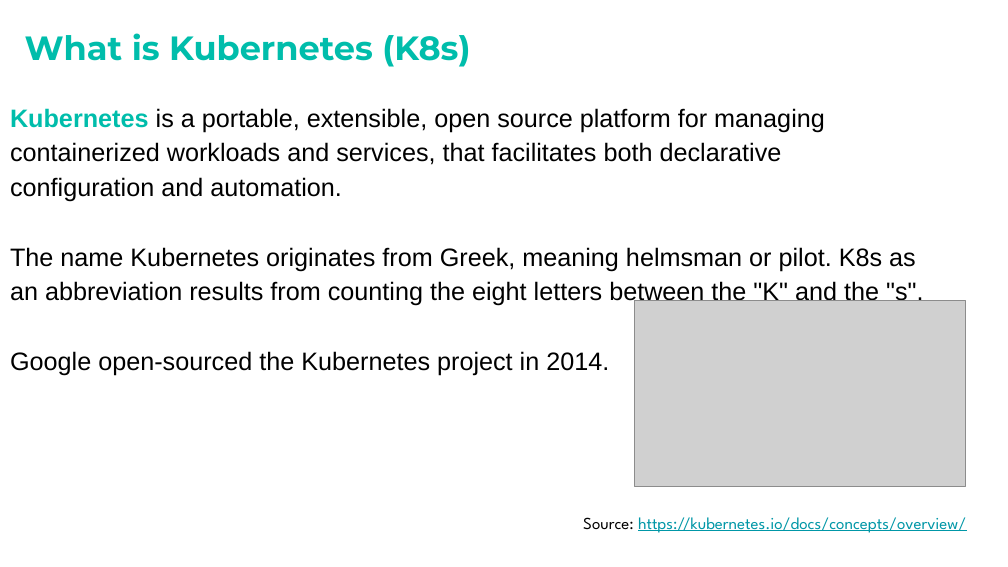
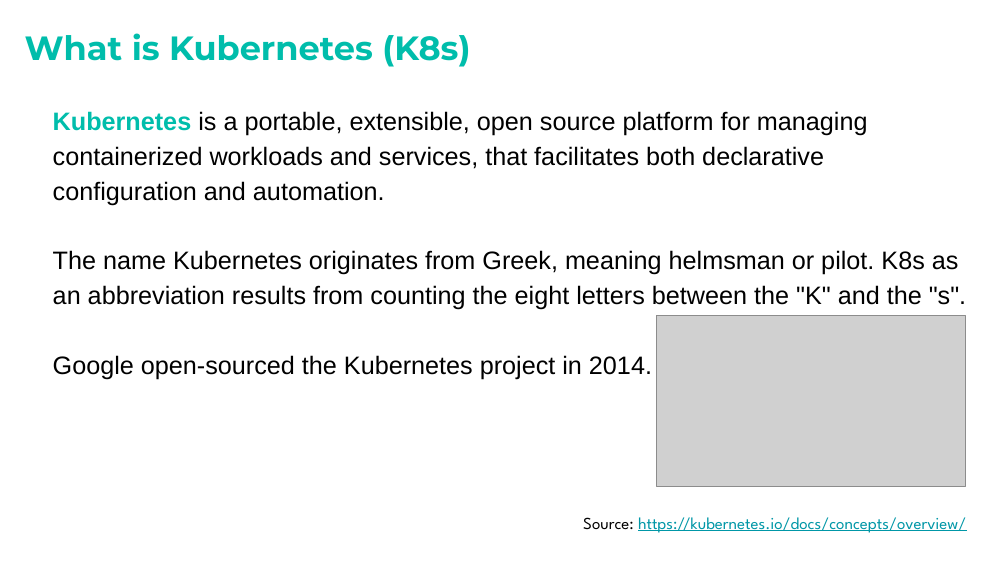
Before and after one commit to irods/irods_k8s, a slide deck: slide 5 of Docs/iRODS SuperV presentation.pptx (slide 4 before the commit). Drawn at 1008x567 pixels with LibreOffice and Linux fonts; fonts in the diff are those of the drawing; grey boxes stand for pictures; background and template pictures are left out. Boxes give left, top, right and bottom in pixels: in the first picture for what was removed or moved away, otherwise in the second. Text is boxed around its words. In the diff, an @@ line names an element or a change of style, - is before the commit and + after.

```diff
--- a/Docs/iRODS SuperV presentation.pptx
+++ b/Docs/iRODS SuperV presentation.pptx
@@ text "Kubernetes is a portable, extensible, ...": place and size @@
-text "Kubernetes is a portable, extensible, ..." at <box>10,108,923,376</box>
+text "Kubernetes is a portable, extensible, ..." at <box>53,111,966,379</box>
@@ picture: place and size @@
-picture at <box>635,300,966,486</box>
+picture at <box>656,316,965,486</box>
```
Also in this commit, not shown: 9 other slides changed, 1 slide added, 1 other file.
